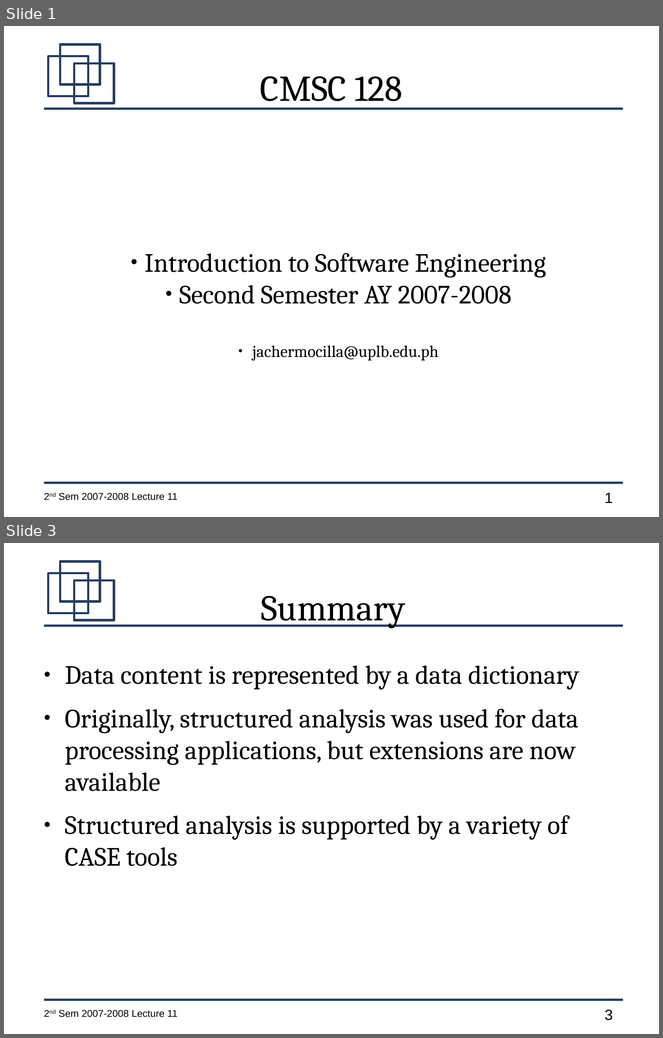
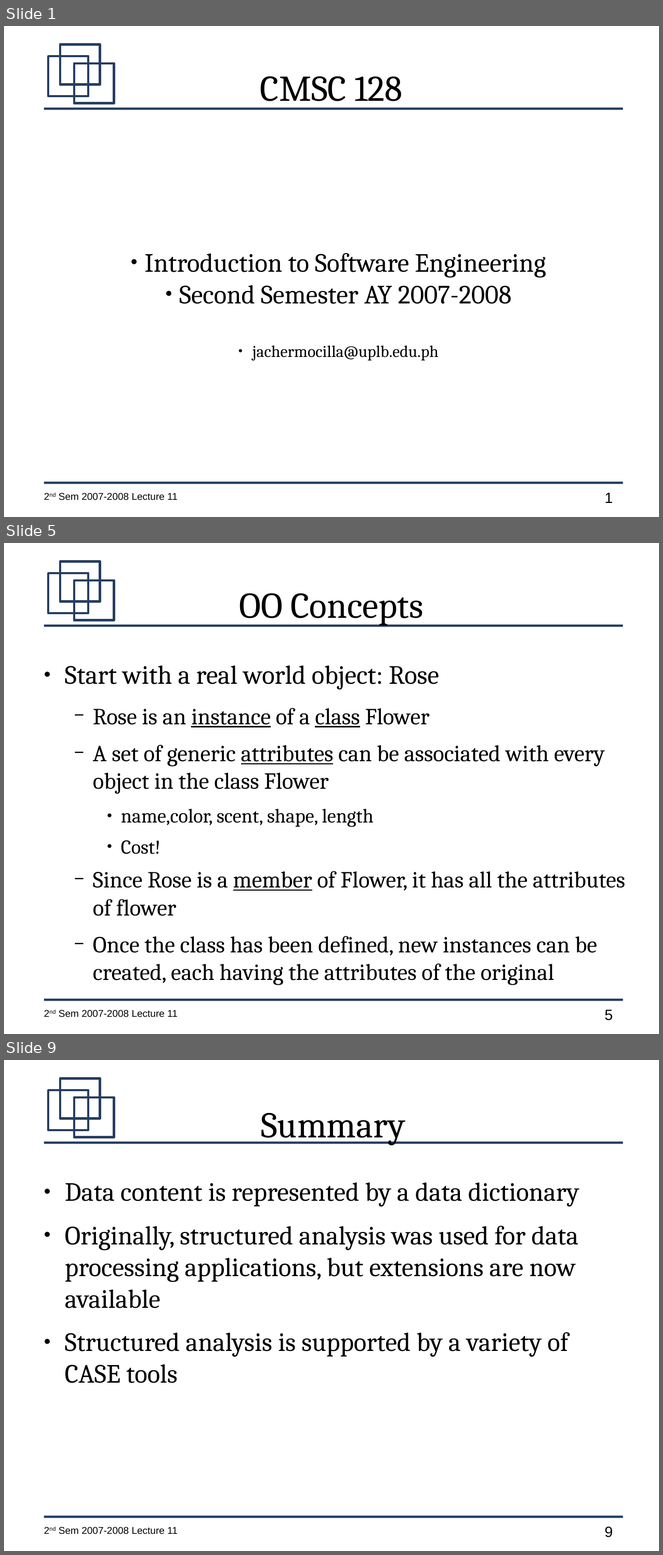
Before and after one commit to jachermocilla/jach-homepage, a slide deck: CMSC128-2nd-Sem-2007-L11.odp. Shown one above the other, each under a label of ours: slides 1 and 3 before the commit, slides 1, 5 and 9 after it; the slides between them are not shown. The pictures are 663x1038 and 663x1555 pixels, drawn with LibreOffice and Linux fonts; fonts in the diff are those of the drawing. Boxes give left, top, right and bottom in pixels: in the first picture for what was removed or moved away, otherwise in the second. Text is boxed around its words. In the diff, an @@ line names an element or a change of style, - is before the commit and + after.

```diff
--- a/CMSC128-2nd-Sem-2007-L11.odp
+++ b/CMSC128-2nd-Sem-2007-L11.odp
@@ slide 5 added at [4,543,659,1034], background #FFFFFF; not listed: 7 template elements that a slide beside it also shows @@
@@ title added at [240,593,424,626], 44 pt, text #000000 @@
+OO Concepts
@@ text added at [65,665,625,986], 28 pt, text #000000 @@
+● Start with a real world object: Rose
+  − Rose is an instance of a class Flower
+  − A set of generic attributes can be associated with every object in the class Flower
+    ● name,color, scent, shape, length
+    ● Cost!
+  − Since Rose is a member of Flower, it has all the attributes of flower
+  − Once the class has been defined, new instances can be created, each having the attributes of the original
@@ what was slide 3 is now slide 9 @@
@@ page number at [605,1527,613,1538]: text changed @@
-3
+9
```
Also in this commit, not shown: 6 other slides added, 1 slide removed.
